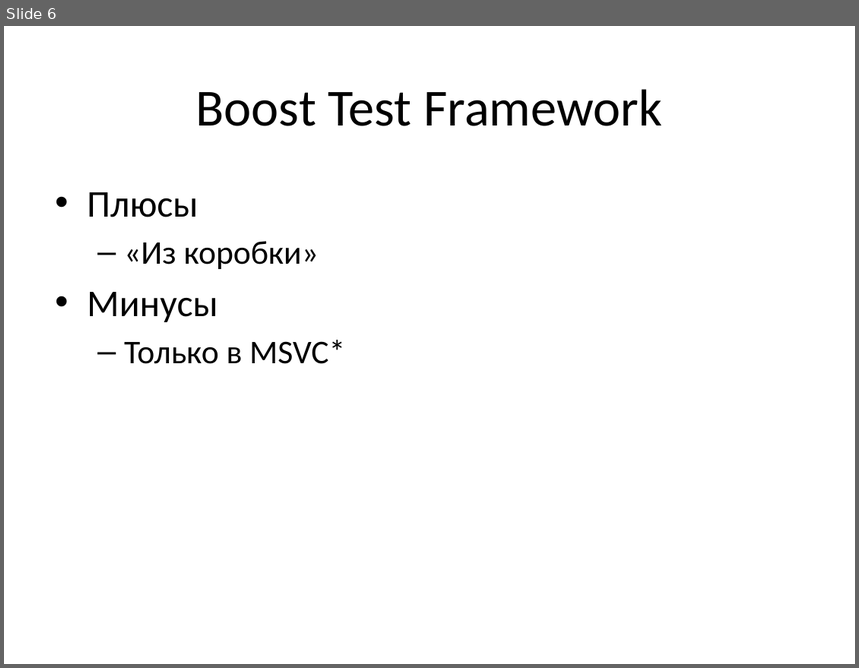
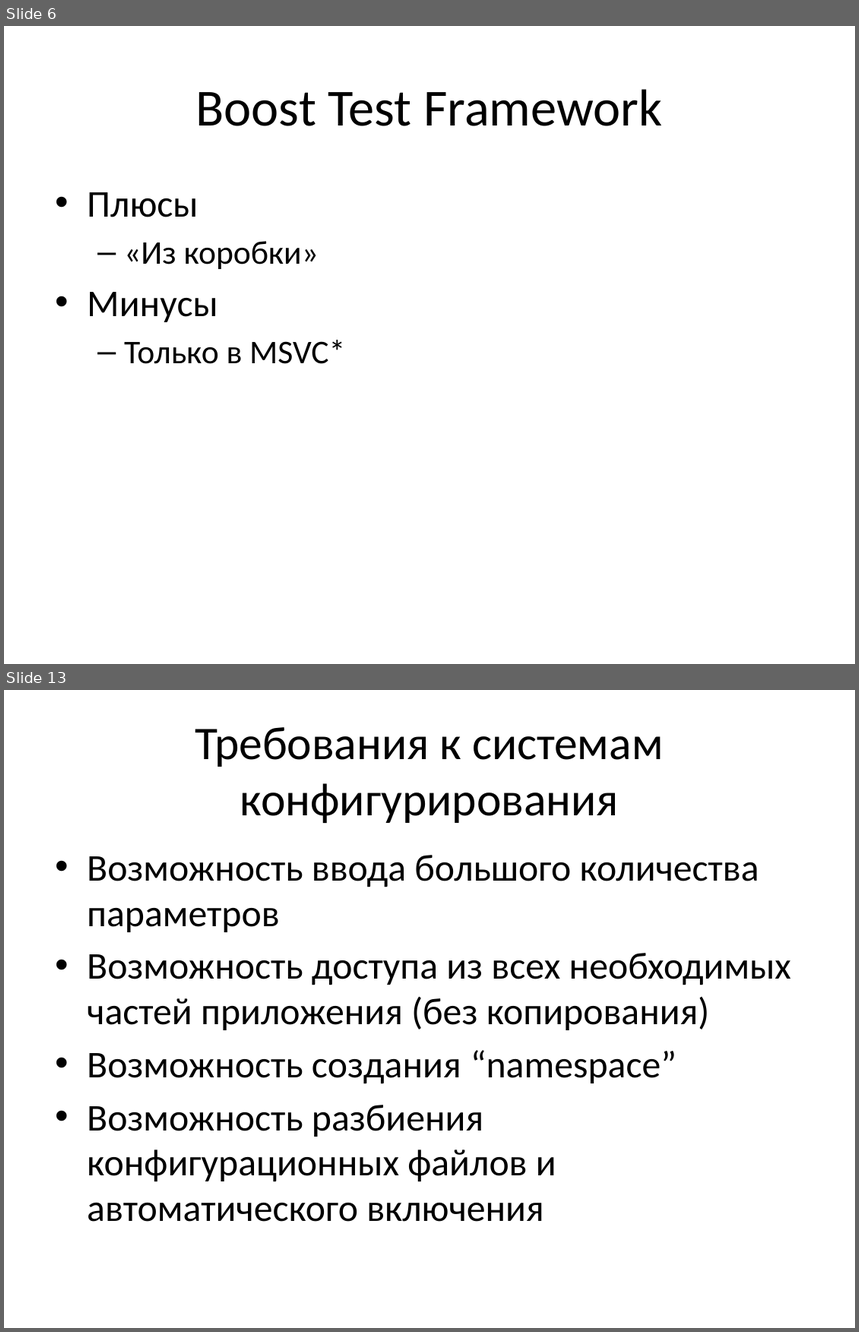
Before and after one commit to russov/cpp_craft_1013, a slide deck: lections/cpp_craft_lec_7_pre.pptx. Shown one above the other, each under a label of ours: slide 6 before the commit, slides 6 and 13 after it; the slides between them are not shown. The pictures are 859x668 and 859x1332 pixels, drawn with LibreOffice and Linux fonts; fonts in the diff are those of the drawing. Boxes give left, top, right and bottom in pixels: in the first picture for what was removed or moved away, otherwise in the second. Text is boxed around its words. In the diff, an @@ line names an element or a change of style, - is before the commit and + after.

```diff
--- a/lections/cpp_craft_lec_7_pre.pptx
+++ b/lections/cpp_craft_lec_7_pre.pptx
@@ slide 13 added at [4,690,855,1328], background #FFFFFF @@
@@ title added at [196,727,664,823], 39.6 pt, text #000000 @@
+Требования к системам конфигурирования
@@ text added at [87,855,791,1222], 32 pt, text #000000 @@
+• Возможность ввода большого количества параметров
+• Возможность доступа из всех необходимых частей приложения (без копирования)
+• Возможность создания “namespace”
+• Возможность разбиения конфигурационных файлов и автоматического включения
```
Also in this commit, not shown: 2 slides changed, 23 other slides added, 11 other files.
